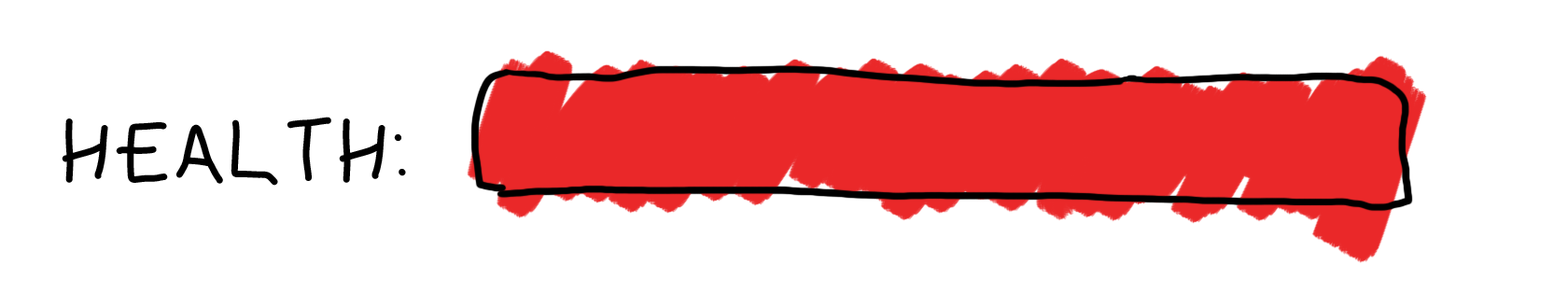
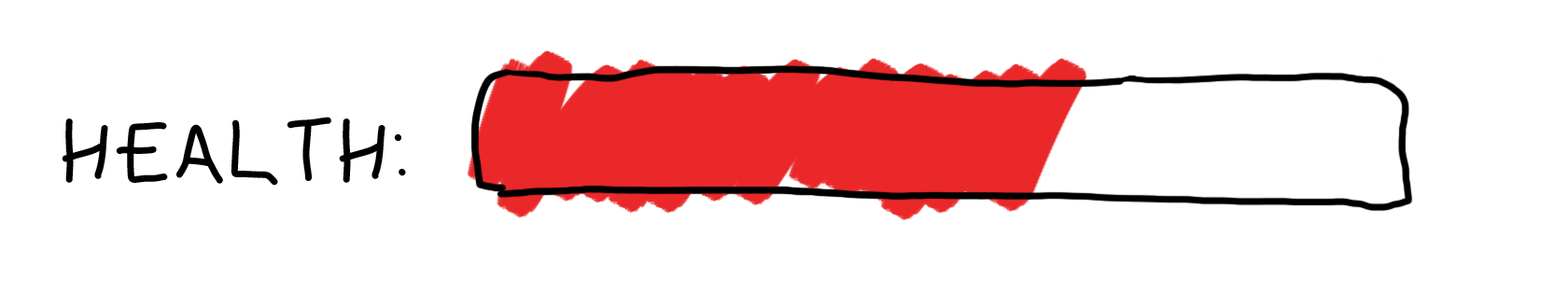
Revision of a layered 1568x292 image; what changed, layer by layer:
painted on "Fill" over [1029, 55, 1428, 265]
